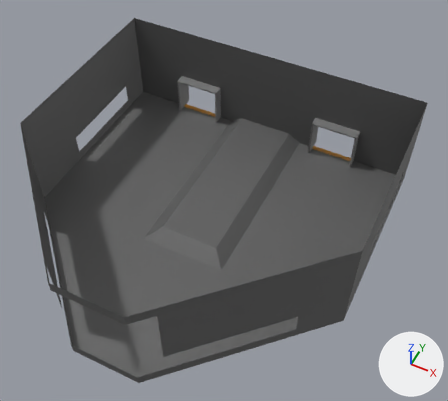
What one commit did to the Blender file assets/environments/bridgecell/bridge_cell.blend.
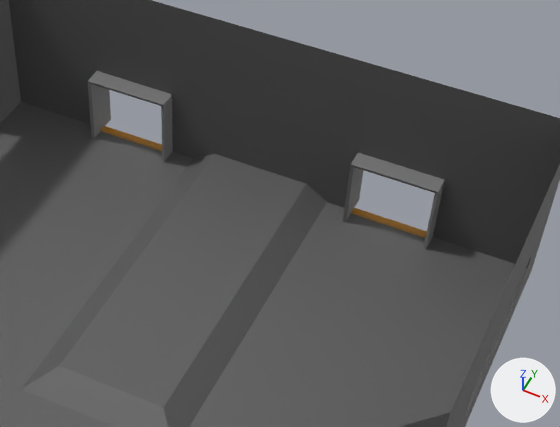
Old and new are each drawn whole from a 50 mm lens placed at (19.3, -33.0, 47.0), pointed at (2.3, 1.1, 4.5) and again close up on the part from 30% to 93% of the width and 10% to 64% of the height. Every picture has the same lights, and +X, +Y and +Z are marked at lower right.

Names of what the first close-up shows: 'Bounds', 'Bounds.001', 'Floor', 'Floor.001', 'Grid'.
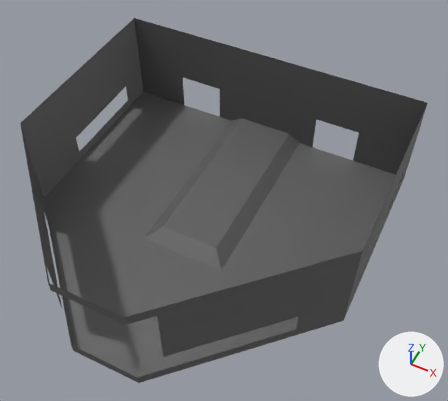
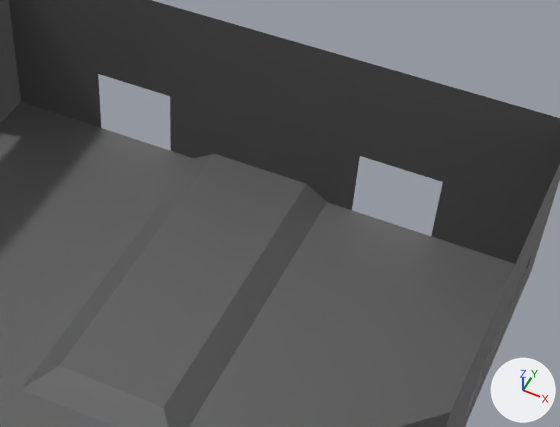
Patch to the scene script:
```diff
--- a/assets/environments/bridgecell/bridge_cell.blend.py
+++ b/assets/environments/bridgecell/bridge_cell.blend.py
@@ ob_bounds_001 @@
-ob_bounds_001 = bpy.data.objects.new('Bounds.001', me_plane_003)
-ob_bounds_001.location = (0.0, 0.0, 0.0)
@@ ob_floor_001 @@
-ob_floor_001 = bpy.data.objects.new('Floor.001', me_plane_002)
-ob_floor_001.location = (0.0, 0.0, 0.0)
@@ ob_bounds @@
-ob_bounds = bpy.data.objects.new('Bounds', me_plane_001)
-ob_bounds.location = (0.0, 0.0, 0.0)
@@ ob_floor @@
-ob_floor = bpy.data.objects.new('Floor', me_plane)
-ob_floor.location = (0.0, 0.0, 0.0)
```

Boxes [x1, y1, x2, y2] around the edits, measured in the close-ups (560 x 427 px):
'Bounds.001', deleted
    before: [88, 71, 173, 162]
'Bounds', deleted
    before: [343, 153, 445, 249]
'Floor', deleted (brown)
    before: [351, 208, 427, 238]
'Floor.001', deleted
    before: [101, 126, 162, 151]
